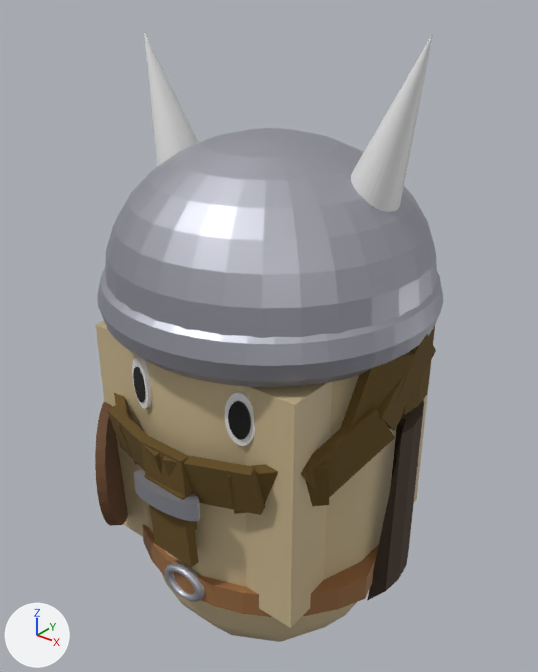
A saved change to the glTF model assets/early_dwarf.glb.
Rendered twice from a 50 mm lens placed at (3.5, -4.39, 3.54), pointed at (-0.06, 0.06, 0.78). Arrows for +X, +Y and +Z are at lower left; the lights stay in place. The picture after the commit comes second. Where no turn or scale is listed for an object, it has been applied to the vertices.
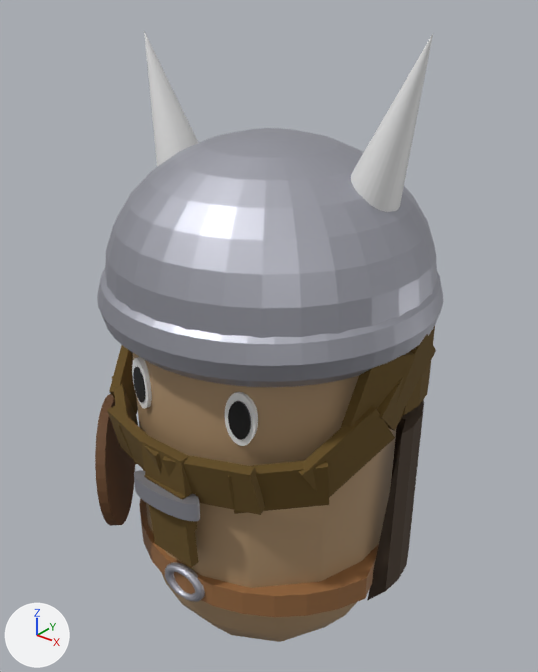
Commit message: dwarf finaler fix???

The change, as JSON lines over the scene's bpy script:
```json
{"op": "set", "path": "mat_material.base_color", "old": "(0.591, 0.471, 0.275)", "new": "(0.429, 0.284, 0.156)", "note": "beige #cab78f -> brown #af916e"}
{"op": "remove", "block": "ob_cube", "code": ["ob_cube = bpy.data.objects.new('Cube', me_cube)", "ob_cube.location = (0.0, 0.0, 0.0)"]}
```

Changed parts and their boxes (x1, y1, x2, y2) in the pictures (538 x 672 px):
```json
{"object": "Mball.002", "change": "recoloured", "before": [134, 353, 396, 642], "after": [134, 353, 396, 642], "on screen": "beige to brown"}
{"object": "Cube", "change": "deleted", "before": [96, 321, 435, 628], "on screen": "beige"}
```
